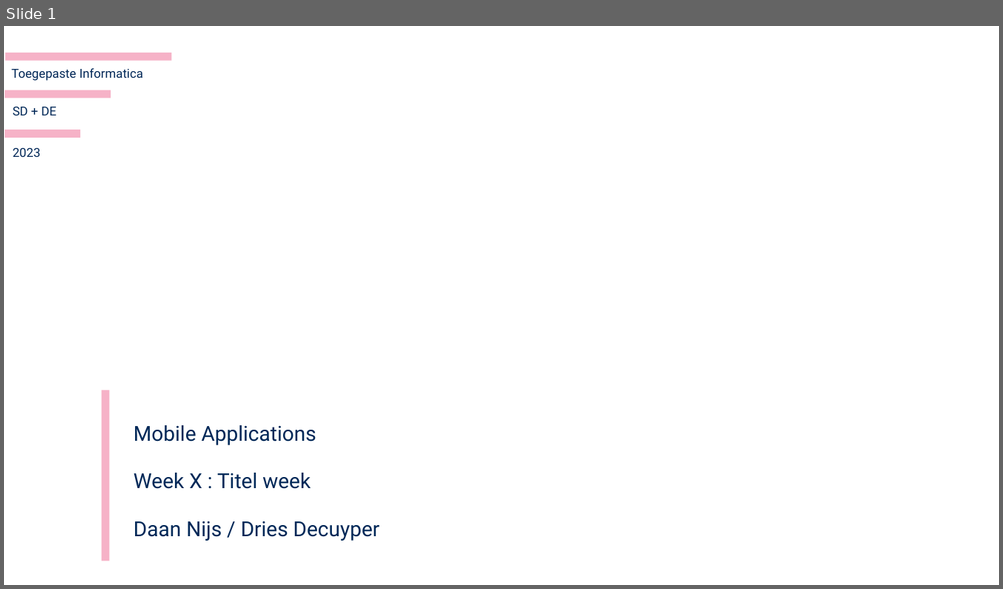
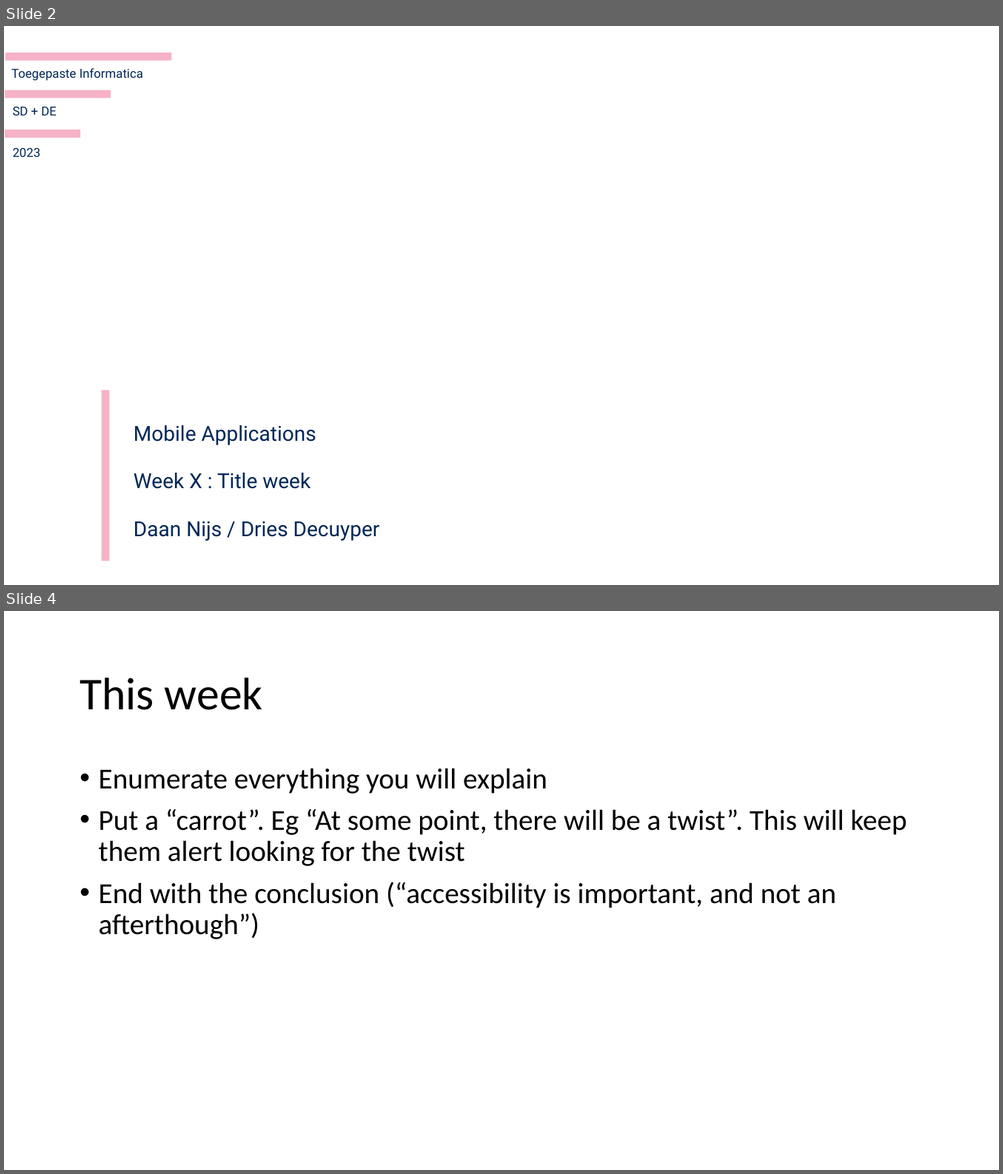
Before and after one commit to harveypekar/mobile, a slide deck: docs/intro_slides_template.pptx. Shown one above the other, each under a label of ours: slide 1 before the commit, slides 2 and 4 after it; the slides between them are not shown. The pictures are 1003x589 and 1003x1174 pixels, drawn with LibreOffice and Linux fonts; fonts in the diff are those of the drawing; background and template pictures are left out. Boxes give left, top, right and bottom in pixels: in the first picture for what was removed or moved away, otherwise in the second. Text is boxed around its words. In the diff, an @@ line names an element or a change of style, - is before the commit and + after.

```diff
--- a/docs/intro_slides_template.pptx
+++ b/docs/intro_slides_template.pptx
@@ slide 4 added at (4, 611, 999, 1170), background #FFFFFF @@
@@ title added at (79, 678, 263, 710), 44 pt, text #000000 @@
+This week
@@ text added at (99, 768, 907, 940), 28 pt, text #000000 @@
+• Enumerate everything you will explain
+• Put a “carrot”. Eg “At some point, there will be a twist”. This will keep them alert looking for the twist
+• End with the conclusion (“accessibility is important, and not an afterthough”)
@@ what was slide 1 is now slide 2 @@
@@ slide 2 changed as well @@
@@ text at (134, 473, 310, 489): text changed @@
-Week X : Titel week
+Week X : Title week
```
Also in this commit, not shown: 6 other slides added.
